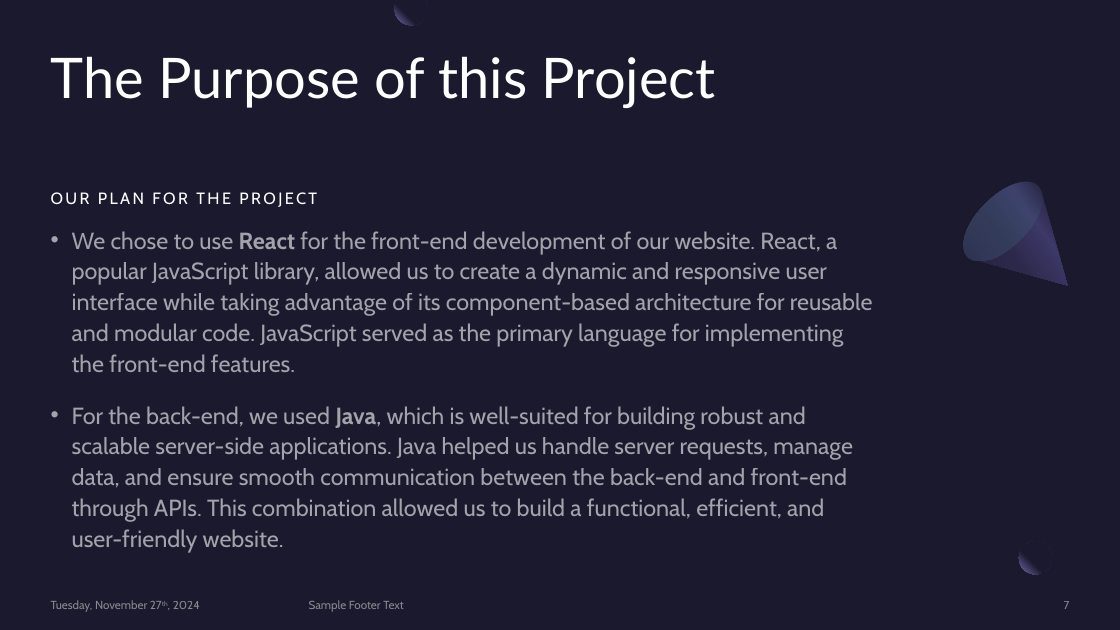
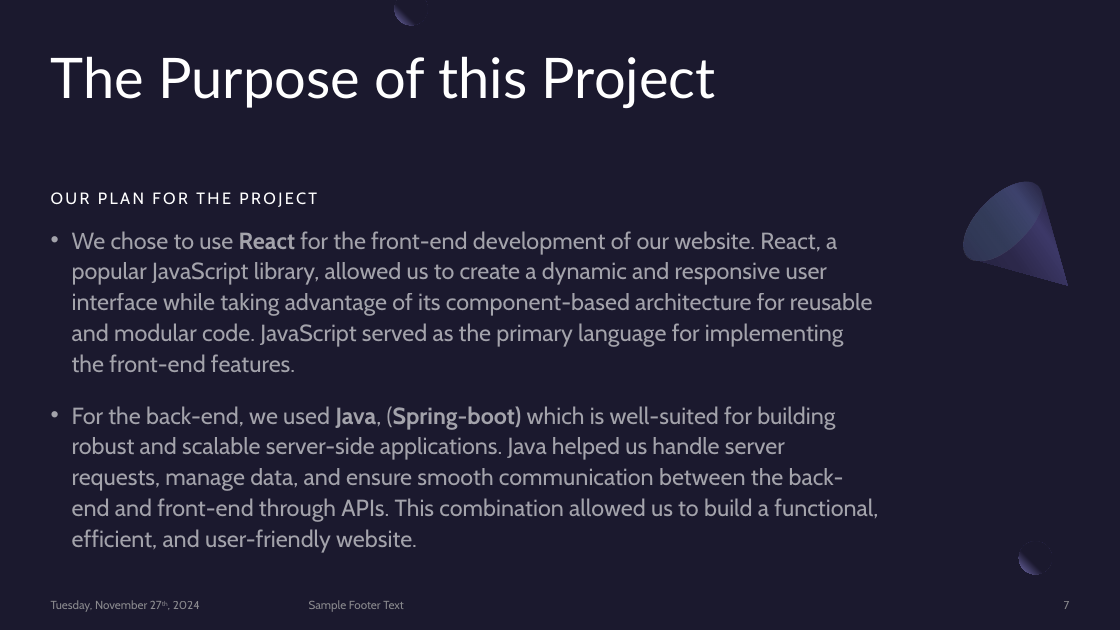
Before and after one commit to Edward-Pratt/2024NovHackathon, a slide deck: slide 7 of res/Smart Budget Presentation.pptx. Drawn at 1120x630 pixels with LibreOffice and Linux fonts; fonts in the diff are those of the drawing. Boxes give left, top, right and bottom in pixels: in the first picture for what was removed or moved away, otherwise in the second. Text is boxed around its words. In the diff, an @@ line names an element or a change of style, - is before the commit and + after.

Commit message:
final powerpoint commit

```diff
--- a/res/Smart Budget Presentation.pptx
+++ b/res/Smart Budget Presentation.pptx
@@ text at box(72, 406, 878, 553): text changed @@
-• For the back-end, we used Java, which is well-suited for building robust and scalable server-side applications. Java helped us handle server requests, manage data, and ensure smooth communication between the back-end and front-end through APIs. This combination allowed us to build a functional, efficient, and user-friendly website.
+• For the back-end, we used Java, (Spring-boot) which is well-suited for building robust and scalable server-side applications. Java helped us handle server requests, manage data, and ensure smooth communication between the back-end and front-end through APIs. This combination allowed us to build a functional, efficient, and user-friendly website.
```
Also in this commit, not shown: 4 other slides changed.
